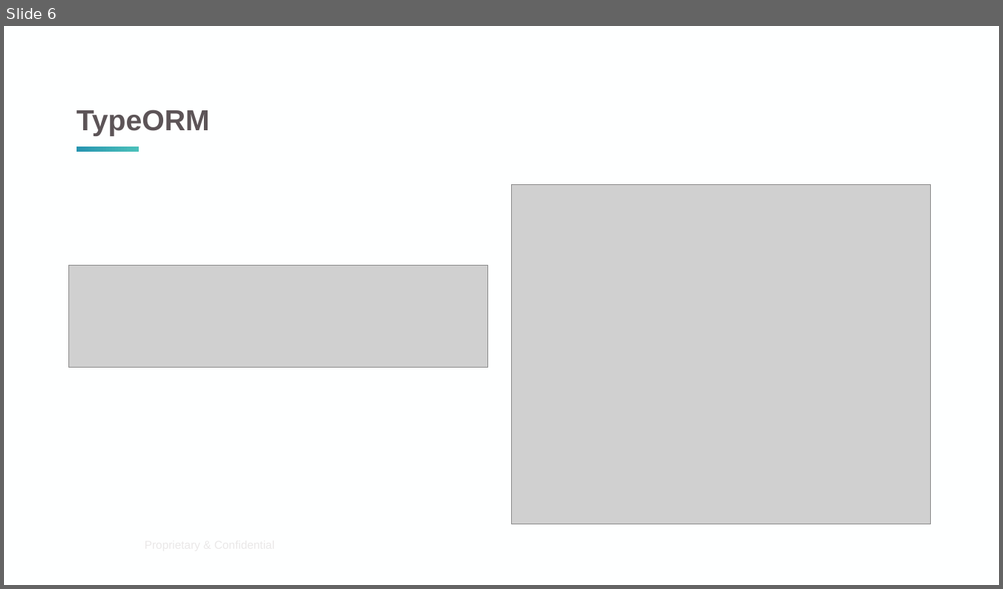
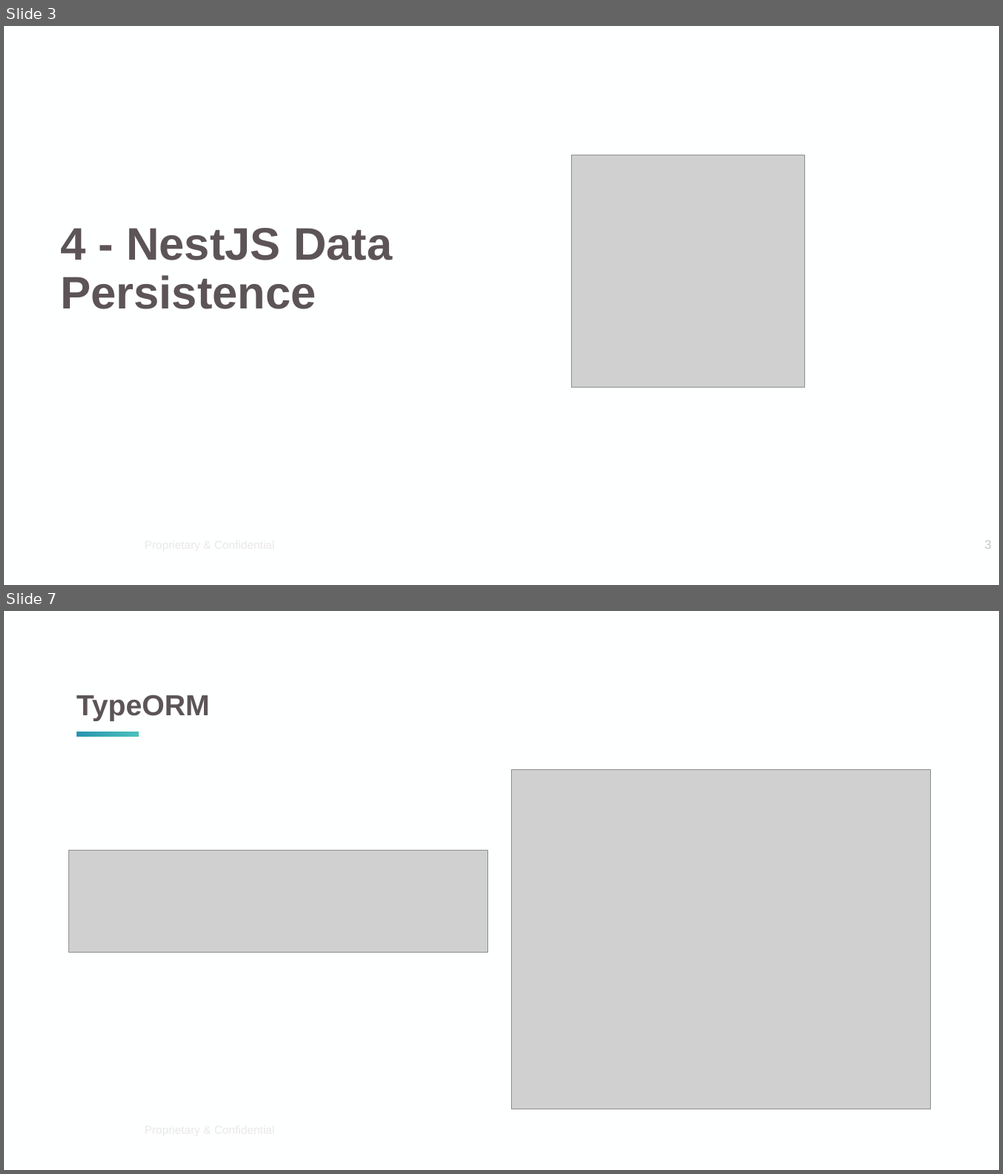
Before and after one commit to pedrompeixoto/nestjs-presentation, a slide deck: data_persistence.pptx. Shown one above the other, each under a label of ours: slide 6 before the commit, slides 3 and 7 after it; the slides between them are not shown. The pictures are 1003x589 and 1003x1174 pixels, drawn with LibreOffice and Linux fonts; fonts in the diff are those of the drawing; grey boxes stand for pictures; background and template pictures are left out. Boxes give left, top, right and bottom in pixels: in the first picture for what was removed or moved away, otherwise in the second. Text is boxed around its words. In the diff, an @@ line names an element or a change of style, - is before the commit and + after.

```diff
--- a/data_persistence.pptx
+++ b/data_persistence.pptx
@@ slide 3 added at (4,26,999,585), background #FEFFFF; not listed: 1 template element that a slide beside it also shows @@
@@ picture added at (571,155,804,387) @@
@@ title added at (60,228,392,309), 44 pt, text #5C5457, bold @@
+4 - NestJS Data Persistence
@@ page number added at (984,541,991,549), 12 pt, text #CAC5C7 @@
+3
@@ what was slide 6 is now slide 7 @@
```
Also in this commit, not shown: 14 slides changed, 12 other slides added, 2 slides removed, 13 other files.
